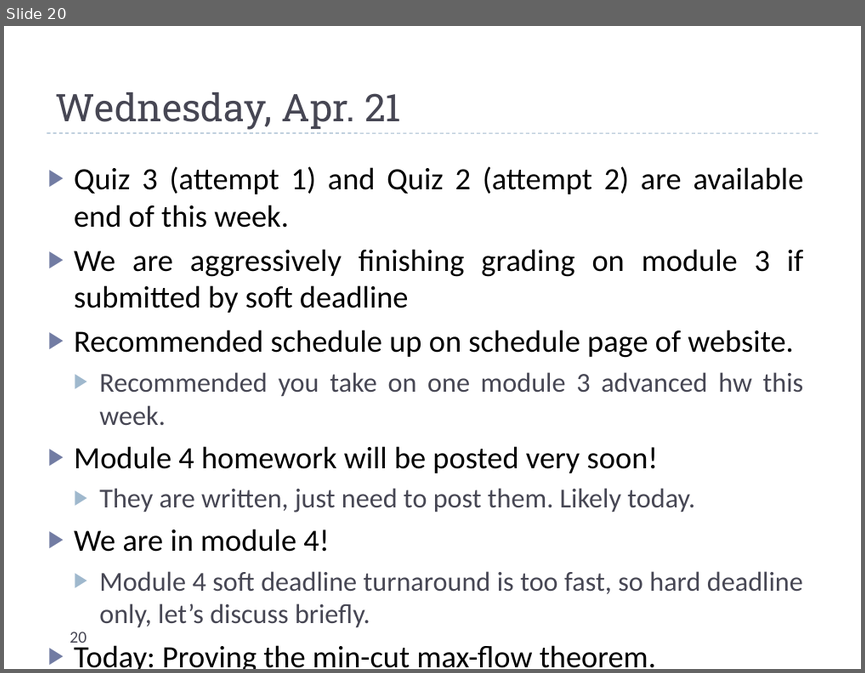
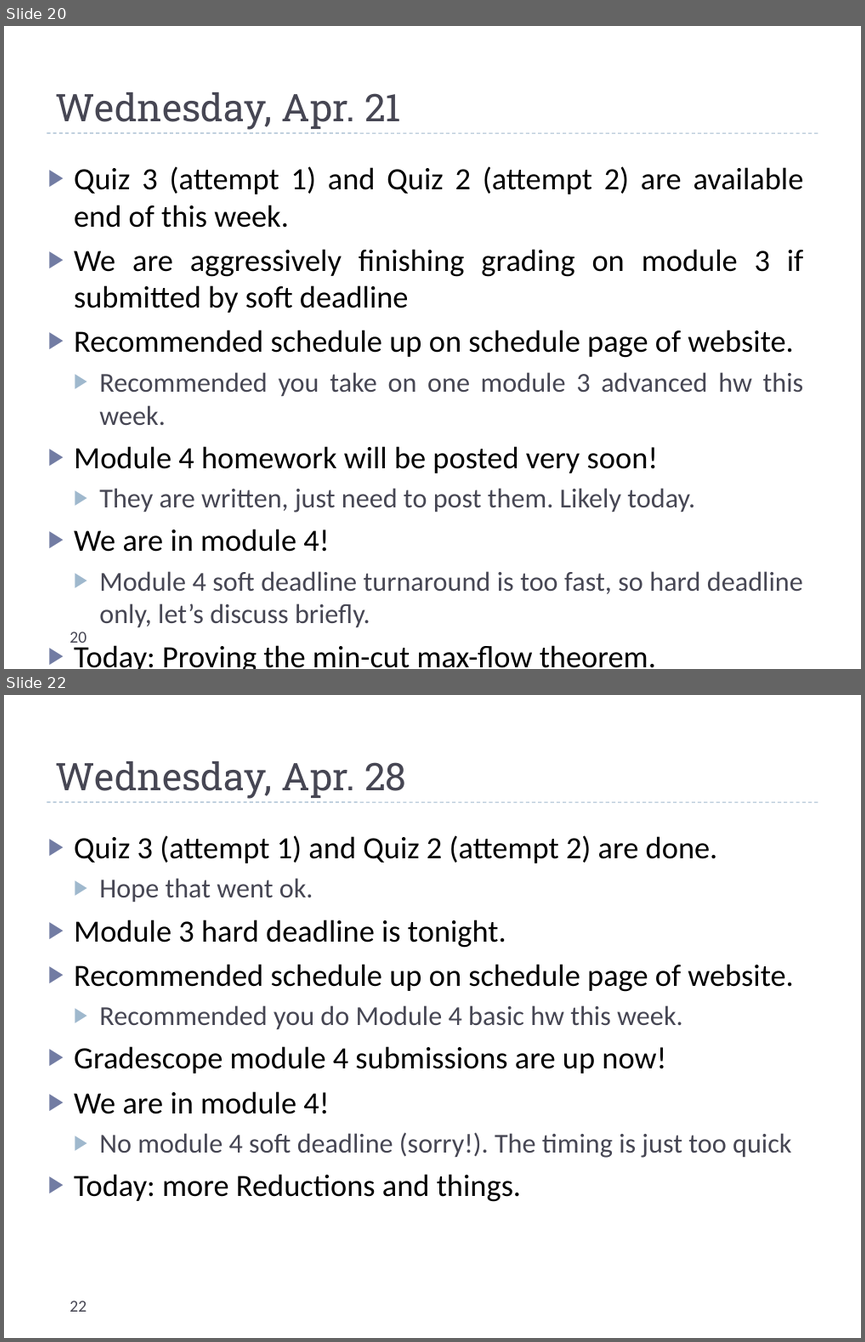
Before and after one commit to uva-cs/cs4102-f21, a slide deck: slides/dailyannouncements_mf.pptx. Shown one above the other, each under a label of ours: slide 20 before the commit, slides 20 and 22 after it; the slides between them are not shown. The pictures are 865x673 and 865x1342 pixels, drawn with LibreOffice and Linux fonts; fonts in the diff are those of the drawing. Boxes give left, top, right and bottom in pixels: in the first picture for what was removed or moved away, otherwise in the second. Text is boxed around its words. In the diff, an @@ line names an element or a change of style, - is before the commit and + after.

```diff
--- a/slides/dailyannouncements_mf.pptx
+++ b/slides/dailyannouncements_mf.pptx
@@ slide 22 added at (x1=4, y1=695, x2=861, y2=1338), background #FFFFFF; not listed: 1 template element that a slide beside it also shows @@
@@ title added at (x1=55, y1=761, x2=406, y2=799), 32 pt, text #464653 @@
+Wednesday, Apr. 28
@@ text added at (x1=74, y1=835, x2=793, y2=1202), 26 pt, text #000000 @@
+▶ Quiz 3 (attempt 1) and Quiz 2 (attempt 2) are done.
+  ▶ Hope that went ok.
+▶ Module 3 hard deadline is tonight.
+▶ Recommended schedule up on schedule page of website.
+  ▶ Recommended you do Module 4 basic hw this week.
+▶ Gradescope module 4 submissions are up now!
+▶ We are in module 4!
+  ▶ No module 4 soft deadline (sorry!). The timing is just too quick
+▶ Today: more Reductions and things.
@@ page number added at (x1=69, y1=1300, x2=86, y2=1311), 14 pt, text #464653 @@
+22
```
Also in this commit, not shown: 3 other slides added, 5 other files.
